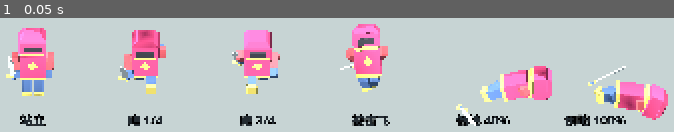
Above: before the commit, frame 1.
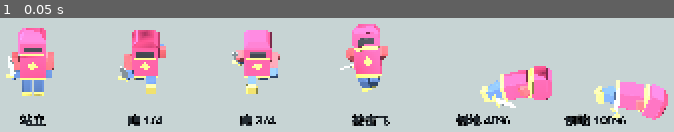
Above: after the commit, the same moment.

Repository: Autinhorse/HumanMustDie
Game: Godot game, scene res://tests/pose.tscn
The game is run twice, just before and just after one commit, with the same random seed, the same clock (stepped at 60 frames per second) and the same inputs. This scene is started directly instead of the project's main scene.
Inputs:
- Up to frame 1 (0.05 s): no input

The runs differ from the first frame. In frame 1, 1.7% of the frame differs, in the area x 67-99%, y 42-95%.

Commit message:
v0.0.16 新增盾兵
模型：build_swordman.py 加 --variant shieldman，和剑士共用同一套骨架，
左臂关节自带前抬角托一面椭圆盾 —— 金色边框 + 贯穿上下左右的金色十字
（十字原本用暗色，在蓝色盾面上糊掉了，改成金色才读得清）。

动作：art.json 的 anim 段加 per_model 覆盖，盾兵用它把上身前倾降到剑士的
一半（7°/2°），并用 lock_arms 锁住左臂 —— 左臂保持模型自带的托盾姿势不
参与摆动，只有持剑的右臂摆，腿和剑士一样。

敌人：enemies.json 加「盾兵」，比剑士大一圈（身高 1.7、HP 260、移速 2.4、
质量 6、稳定值 30），两张关卡的第 4/5 波混入。

工具：rebuild_models 一次生成两个模型；pose 场景加 --model 换模型预览。

Co-Authored-By: Claude Opus 5 (1M context) <noreply@anthropic.com>
Claude-Session: https://claude.ai/code/session_01VCzWxNk1LcyQr5pasXVQW6

Diff:
--- a/data/art.json
+++ b/data/art.json
@@ -59,7 +59,16 @@
     "torso_lean_deg": 14.0,
     "head_lean_deg": 4.0,
     "bob_height": 0.06,
-    "stride_ratio": 0.715
+    "stride_ratio": 0.715,
+
+    "per_model": {
+      "_comment": "按模型覆盖上面的动作参数。lock_arms 里的手臂保持模型自带的静止姿势，不参与摆动。",
+      "shieldman": {
+        "torso_lean_deg": 7.0,
+        "head_lean_deg": 2.0,
+        "lock_arms": ["ArmL"]
+      }
+    }
   },
 
   "environment": {
--- a/data/enemies.json
+++ b/data/enemies.json
@@ -33,6 +33,22 @@
     "color": [0.941, 0.569, 0.235]
   },
 
+  "shieldman": {
+    "name": "盾兵",
+    "class": "中型",
+    "hp": 260,
+    "speed": 2.4,
+    "mass": 6.0,
+    "stability": 30.0,
+    "impact_decay": 1.0,
+    "gold": 18,
+    "core_damage": 3,
+    "model": "shieldman",
+    "radius": 0.62,
+    "height": 1.7,
+    "color": [0.396, 0.478, 0.710]
+  },
+
   "troll": {
     "name": "巨魔",
     "class": "重型",
--- a/data/levels/corridor_01.json
+++ b/data/levels/corridor_01.json
@@ -1,7 +1,6 @@
 {
   "name": "灰盒杀戮走廊 01",
   "_comment": "格子类型：0 空地(镂空) 1 普通地面 2 墙 3 障碍 4 桥面 5 目标核心。入口由规则推导：地图边缘离核心最远的连通开口。",
-
   "grid": [
     "22222222222222",
     "21111111111112",
@@ -24,30 +23,111 @@
     "21111111111112",
     "22222111112222"
   ],
-
   "_entrance_comment": "不写 entrance 就按规则自动推：地图边缘上离核心最远的那个连通开口。写了就以写的为准，例如 \"entrance\": [\"5,19-9,19\"]。",
-
-  "allowed_traps": ["spikes", "tar", "launcher", "push_wall", "saw"],
-
+  "allowed_traps": [
+    "spikes",
+    "tar",
+    "launcher",
+    "push_wall",
+    "saw"
+  ],
   "waves": [
-    { "name": "第1波 · 小兵试水",
-      "groups": [ { "enemy": "grunt", "count": 8, "interval": 0.55, "delay": 0.0 } ] },
-
-    { "name": "第2波 · 小兵成堆",
-      "groups": [ { "enemy": "grunt", "count": 10, "interval": 0.35, "delay": 0.0 },
-                  { "enemy": "grunt", "count": 8,  "interval": 0.30, "delay": 5.0 } ] },
-
-    { "name": "第3波 · 中型加入",
-      "groups": [ { "enemy": "grunt", "count": 12, "interval": 0.35, "delay": 0.0 },
-                  { "enemy": "berserker", "count": 3, "interval": 1.2, "delay": 3.0 } ] },
-
-    { "name": "第4波 · 冷却压力",
-      "groups": [ { "enemy": "grunt", "count": 16, "interval": 0.25, "delay": 0.0 },
-                  { "enemy": "berserker", "count": 5, "interval": 0.9, "delay": 4.0 } ] },
-
-    { "name": "第5波 · 重型登场",
-      "groups": [ { "enemy": "grunt", "count": 12, "interval": 0.3, "delay": 0.0 },
-                  { "enemy": "berserker", "count": 4, "interval": 1.0, "delay": 3.0 },
-                  { "enemy": "troll", "count": 1, "interval": 1.0, "delay": 6.0 } ] }
+    {
+      "name": "第1波 · 小兵试水",
+      "groups": [
+        {
+          "enemy": "grunt",
+          "count": 8,
+          "interval": 0.55,
+          "delay": 0.0
+        }
+      ]
+    },
+    {
+      "name": "第2波 · 小兵成堆",
+      "groups": [
+        {
+          "enemy": "grunt",
+          "count": 10,
+          "interval": 0.35,
+          "delay": 0.0
+        },
+        {
+          "enemy": "grunt",
+          "count": 8,
+          "interval": 0.3,
+          "delay": 5.0
+        }
+      ]
+    },
+    {
+      "name": "第3波 · 中型加入",
+      "groups": [
+        {
+          "enemy": "grunt",
+          "count": 12,
+          "interval": 0.35,
+          "delay": 0.0
+        },
+        {
+          "enemy": "berserker",
+          "count": 3,
+          "interval": 1.2,
+          "delay": 3.0
+        }
+      ]
+    },
+    {
+      "name": "第4波 · 冷却压力",
+      "groups": [
+        {
+          "enemy": "grunt",
+          "count": 16,
+          "interval": 0.25,
+          "delay": 0.0
+        },
+        {
+          "enemy": "berserker",
+          "count": 5,
+          "interval": 0.9,
+          "delay": 4.0
+        },
+        {
+          "enemy": "shieldman",
+          "count": 2,
+          "interval": 2.0,
+          "delay": 5.0
+        }
+      ]
+    },
+    {
+      "name": "第5波 · 重型登场",
+      "groups": [
+        {
+          "enemy": "grunt",
+          "count": 12,
+          "interval": 0.3,
+          "delay": 0.0
+        },
+        {
+          "enemy": "berserker",
+          "count": 4,
+          "interval": 1.0,
+          "delay": 3.0
+        },
+        {
+          "enemy": "troll",
+          "count": 1,
+          "interval": 1.0,
+          "delay": 6.0
+        },
+        {
+          "enemy": "shieldman",
+          "count": 3,
+          "interval": 2.0,
+          "delay": 5.0
+        }
+      ]
+    }
   ]
 }
--- a/data/levels/dw_01.json
+++ b/data/levels/dw_01.json
@@ -88,6 +88,12 @@
           "count": 6,
           "interval": 0.9,
           "delay": 4.0
+        },
+        {
+          "enemy": "shieldman",
+          "count": 2,
+          "interval": 2.0,
+          "delay": 5.0
         }
       ]
     },
@@ -111,6 +117,12 @@
           "count": 2,
           "interval": 4.0,
           "delay": 7.0
+        },
+        {
+          "enemy": "shieldman",
+          "count": 3,
+          "interval": 2.0,
+          "delay": 5.0
         }
       ]
     }
--- a/project.godot
+++ b/project.godot
@@ -11,7 +11,7 @@
 [application]
 
 config/name="HumanMustDie - Prototype A"
-config/version="0.0.15"
+config/version="0.0.16"
 config/description="机关塔防灰盒原型：固定走廊 + 5 种机关 + 小/中/重三类物理敌人"
 run/main_scene="res://scenes/main.tscn"
 config/features=PackedStringArray("4.7", "Forward Plus")
--- a/scripts/view/actor_view.gd
+++ b/scripts/view/actor_view.gd
@@ -4,13 +4,14 @@
 ## （颈/肩/髋/握把），这里直接给节点转角度做跑步和倒地。
 
 const MODEL_DIR := "res://assets/models/"
-const PART_NAMES := ["Torso", "Head", "ArmL", "ArmR", "LegL", "LegR", "Sword"]
+const PART_NAMES := ["Torso", "Head", "ArmL", "ArmR", "LegL", "LegR", "Sword", "Shield"]
 
 static var _scene_cache: Dictionary = {}
 
 var parts: Dictionary = {}          # 名字 -> Node3D
 var rest: Dictionary = {}           # 名字 -> 静止姿势的 transform
 var model_root: Node3D = null
+var model_id := ""
 var ok := false
 
 var _tint_mats: Array[StandardMaterial3D] = []
@@ -21,13 +22,15 @@
 var _torso_lean := 14.0
 var _head_lean := 4.0
 var _bob := 0.06
+var _locked_arms: Array = []
 var _sword_free := false
 var _sword_vel := Vector3.ZERO
 var _sword_spin := Vector3.ZERO
 
 # ---------------------------------------------------------------- 载入
 
-func setup(model_id: String, height: float, color: Color) -> bool:
+func setup(p_model_id: String, height: float, color: Color) -> bool:
+	model_id = p_model_id
 	var path := MODEL_DIR + model_id + ".glb"
 	if not _scene_cache.has(path):
 		_scene_cache[path] = load(path) if ResourceLoader.exists(path) else null
@@ -51,7 +54,12 @@
 
 ## 动作参数放在 data/art.json 的 anim 段，改完 F5 就能试
 func _load_anim_params() -> void:
-	var a: Dictionary = Cfg.art.get("anim", {})
+	var a: Dictionary = Cfg.art.get("anim", {}).duplicate()
+	# 按模型覆盖：盾兵上身更直、左臂托盾不摆
+	var per: Dictionary = Cfg.art.get("anim", {}).get("per_model", {}).get(model_id, {})
+	for k in per.keys():
+		a[k] = per[k]
+	_locked_arms = a.get("lock_arms", [])
 	_leg_swing = float(a.get("leg_swing_deg", _leg_swing))
 	_arm_swing = float(a.get("arm_swing_deg", _arm_swing))
 	_sword_arm_ratio = float(a.get("sword_arm_ratio", _sword_arm_ratio))
@@ -121,9 +129,11 @@
 	var s := sin(phase)
 	_rot("LegL", Vector3(s * sw, 0, 0))
 	_rot("LegR", Vector3(-s * sw, 0, 0))
-	_rot("ArmL", Vector3(-s * aw, 0, deg_to_rad(6.0)))
+	if not _locked_arms.has("ArmL"):
+		_rot("ArmL", Vector3(-s * aw, 0, deg_to_rad(6.0)))
 	# 持剑那条手臂摆幅小一些，剑跟着甩太厉害会看不清朝向
-	_rot("ArmR", Vector3(s * aw * _sword_arm_ratio, 0, -deg_to_rad(6.0)))
+	if not _locked_arms.has("ArmR"):
+		_rot("ArmR", Vector3(s * aw * _sword_arm_ratio, 0, -deg_to_rad(6.0)))
 	# 剑反向抵消手臂的摆动：等距相机下剑一旦偏离竖直就会被压扁成横的，
 	# 不同朝向看起来就像"剑一会朝上一会朝下"
 	if not _sword_free:
@@ -156,7 +166,8 @@
 	var a := deg_to_rad(45.0)
 	_rot("LegL", Vector3(-a, 0, deg_to_rad(10)))
 	_rot("LegR", Vector3(-a * 0.7, 0, -deg_to_rad(10)))
-	_rot("ArmL", Vector3(-a * 1.4, 0, deg_to_rad(25)))
+	if not _locked_arms.has("ArmL"):
+		_rot("ArmL", Vector3(-a * 1.4, 0, deg_to_rad(25)))
 	_rot("ArmR", Vector3(-a * 1.2, 0, -deg_to_rad(25)))
 	_rot("Torso", Vector3(deg_to_rad(20), 0, 0))
 	if model_root != null:
--- a/tests/pose.gd
+++ b/tests/pose.gd
@@ -27,7 +27,7 @@
 		for k in 8:
 			var a := ActorView.new()
 			add_child(a)
-			a.setup("swordman", 1.0, Color(0.886, 0.290, 0.482))
+			a.setup(_model_id(), 1.0, _model_color())
 			a.position = Vector3((k - 3.5) * 1.5, 0, (i - 0.5) * 2.2)
 			a.rotation_degrees.y = k * 45.0
 			a.set_run(phase, 1.0)
@@ -79,6 +79,23 @@
 			return float(args[i + 1])
 	return 0.0
 
+## --model shieldman 可以看盾兵
+func _model_id() -> String:
+	var args := OS.get_cmdline_user_args()
+	for i in args.size():
+		if args[i] == "--model" and i + 1 < args.size():
+			return String(args[i + 1])
+	return "swordman"
+
+func _model_color() -> Color:
+	for id in Cfg.enemies.keys():
+		if typeof(Cfg.enemies[id]) != TYPE_DICTIONARY:
+			continue        # enemies.json 里有 _comment 这种字符串字段
+		var e: Dictionary = Cfg.enemies[id]
+		if String(e.get("model", "")) == _model_id():
+			return Cfg.to_color(e.get("color"), Color(0.886, 0.290, 0.482))
+	return Color(0.886, 0.290, 0.482)
+
 func _build_poses() -> void:
 	var env := WorldEnvironment.new()
 	var e := Environment.new()
@@ -101,7 +118,7 @@
 		var p: Dictionary = POSES[i]
 		var a := ActorView.new()
 		add_child(a)
-		if not a.setup("swordman", 1.0, Color(0.886, 0.290, 0.482)):
+		if not a.setup(_model_id(), 1.0, _model_color()):
 			push_error("模型载入失败")
 			get_tree().quit(1)
 			return
Binary file added: assets/models/shieldman.glb
Not shown, added: assets/models/shieldman.glb.import
Not shown, changed: docs/原型A_运行与实现说明.md
Not shown, changed: tools/blender/build_swordman.py
Not shown, changed: tools/rebuild_models.py
